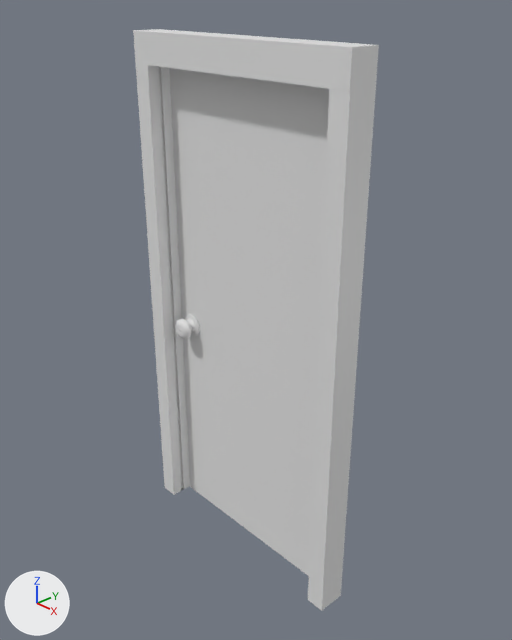
Two versions of the Blender file Assets/Models/Modular Metric/Blender/Doors/door shape 1.blend, one commit apart.
Rendered twice from a camera (50 mm lens) standing at (6.22, -5.74, 4.25) and looking at (0.04, 0.02, 0.25). The lights are fixed; the arrows at lower left show +X, +Y and +Z.
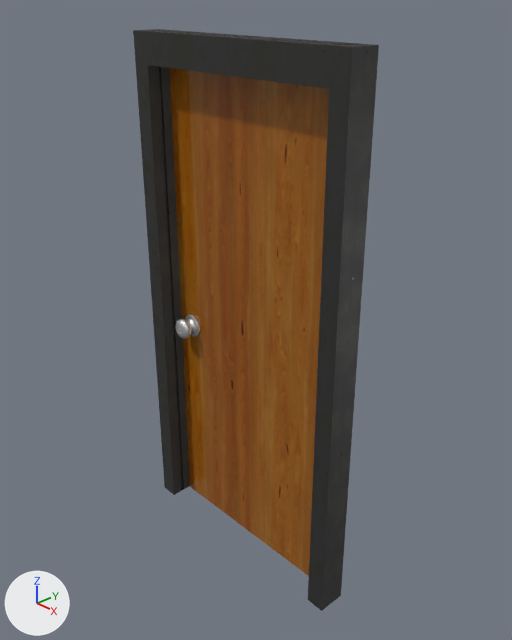
Boxes [x1, y1, x2, y2] around the edits, measured in the pictures (512 x 640 px):
'Plane', recoloured (grey to brown)
    both: [169, 68, 329, 576]
'Cube.001', recoloured (grey to black)
    both: [133, 29, 379, 611]

What changed in the scene script:
```text
Add img_gwc_peeling_paint_roughness_jpg:
    img_gwc_peeling_paint_roughness_jpg = load_image('GWC Peeling Paint_Roughness.jpg', 'assets/materials/peeling_paint_27ab9340-be1a-45e0-ac14-9e01bec3dca5/textures_1k/GWC Peeling Paint_Roughness.jpg', 1024, 1024, 'Non-Color')
Add img_gwc_peeling_paint_normal_jpg:
    img_gwc_peeling_paint_normal_jpg = load_image('GWC Peeling Paint_Normal.jpg', 'assets/materials/peeling_paint_27ab9340-be1a-45e0-ac14-9e01bec3dca5/textures_1k/GWC Peeling Paint_Normal.jpg', 1024, 1024, 'Non-Color')
Add img_gwc_peeling_paint_basecolor_jpg:
    img_gwc_peeling_paint_basecolor_jpg = load_image('GWC Peeling Paint_BaseColor.jpg', 'assets/materials/peeling_paint_27ab9340-be1a-45e0-ac14-9e01bec3dca5/textures_1k/GWC Peeling Paint_BaseColor.jpg', 1024, 1024, 'sRGB')
Add img_gwc_peeling_paint_metallic_jpg:
    img_gwc_peeling_paint_metallic_jpg = load_image('GWC Peeling Paint_Metallic.jpg', 'assets/materials/peeling_paint_27ab9340-be1a-45e0-ac14-9e01bec3dca5/textures_1k/GWC Peeling Paint_Metallic.jpg', 1024, 1024, 'Non-Color')
Add img_spruce_wood_varnished_albedo_jpg:
    img_spruce_wood_varnished_albedo_jpg = load_image('spruce wood varnished_albedo.jpg', 'assets/materials/spruce_wood_varnished_af694a49-bd33-4f34-a762-674bd0a246d1/textures_1k/spruce wood varnished_albedo.jpg', 1024, 1024, 'sRGB')
Add img_spruce_wood_varnished_roughness_jpg:
    img_spruce_wood_varnished_roughness_jpg = load_image('spruce wood varnished_roughness.jpg', 'assets/materials/spruce_wood_varnished_af694a49-bd33-4f34-a762-674bd0a246d1/textures_1k/spruce wood varnished_roughness.jpg', 1024, 1024, 'Non-Color')
Add img_spruce_wood_varnished_normal_jpg:
    img_spruce_wood_varnished_normal_jpg = load_image('spruce wood varnished_normal.jpg', 'assets/materials/spruce_wood_varnished_af694a49-bd33-4f34-a762-674bd0a246d1/textures_1k/spruce wood varnished_normal.jpg', 1024, 1024, 'Non-Color')
Add mat_peeling_paint:
    mat_peeling_paint = bpy.data.materials.new('Peeling Paint')
    # colours: black #000000, white #ffffff
    # uses the picture img_gwc_peeling_paint_basecolor_jpg
    # uses the picture img_gwc_peeling_paint_metallic_jpg
    # uses the picture img_gwc_peeling_paint_normal_jpg
    # uses the picture img_gwc_peeling_paint_roughness_jpg
Add mat_spruce_wood_varnished:
    mat_spruce_wood_varnished = bpy.data.materials.new('spruce wood varnished')
    # uses the picture img_spruce_wood_varnished_albedo_jpg
    # uses the picture img_spruce_wood_varnished_normal_jpg
    # uses the picture img_spruce_wood_varnished_roughness_jpg
Change me_plane_001:
    where me_plane_001.from_pydata(...)  # 8 vertices, 6 faces; spans x -1.0..1.0, y -1.0..1.0, z 0.0..0.05
    add me_plane_001.materials.append(mat_spruce_wood_varnished)
Change me_cube_010:
    where me_cube_010.from_pydata(...)  # 60 vertices, 54 faces; spans x -26.3..1.0, y -1.0..1.0, z -1.0..1.0
    add me_cube_010.materials.append(mat_peeling_paint)
```
